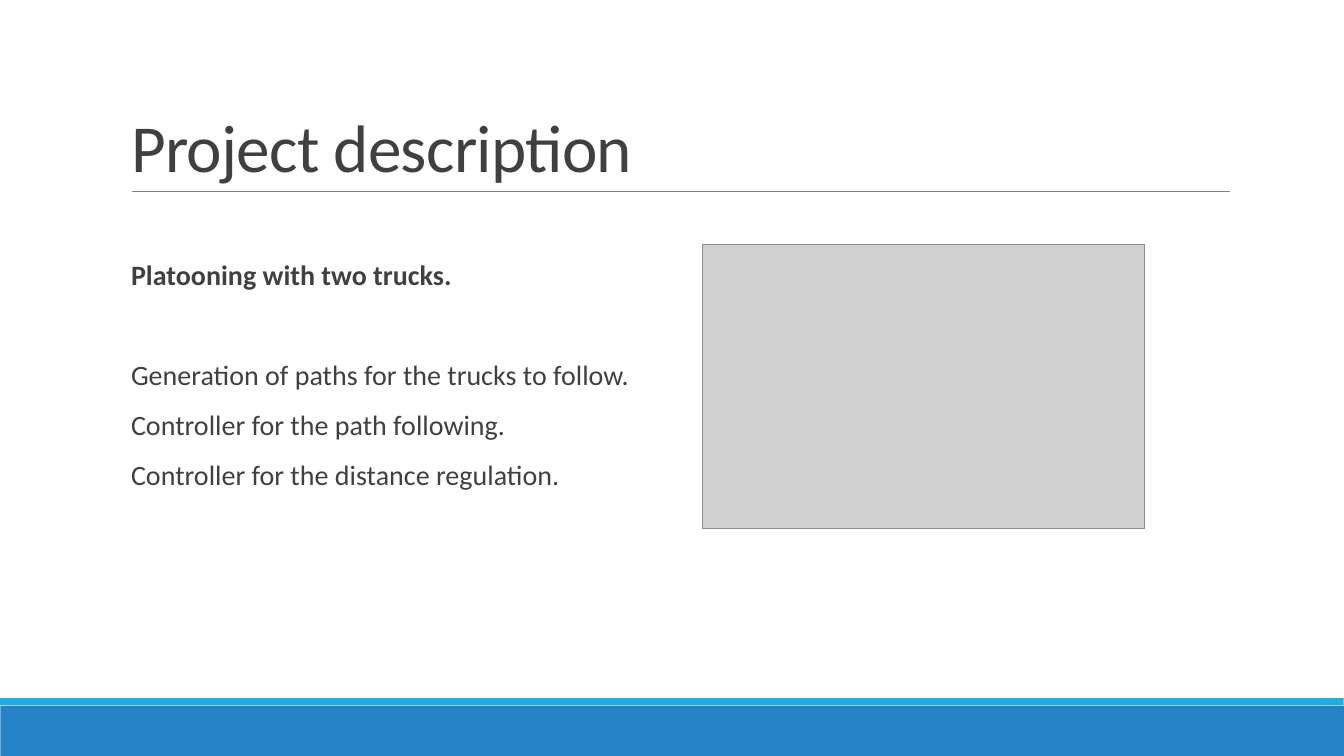
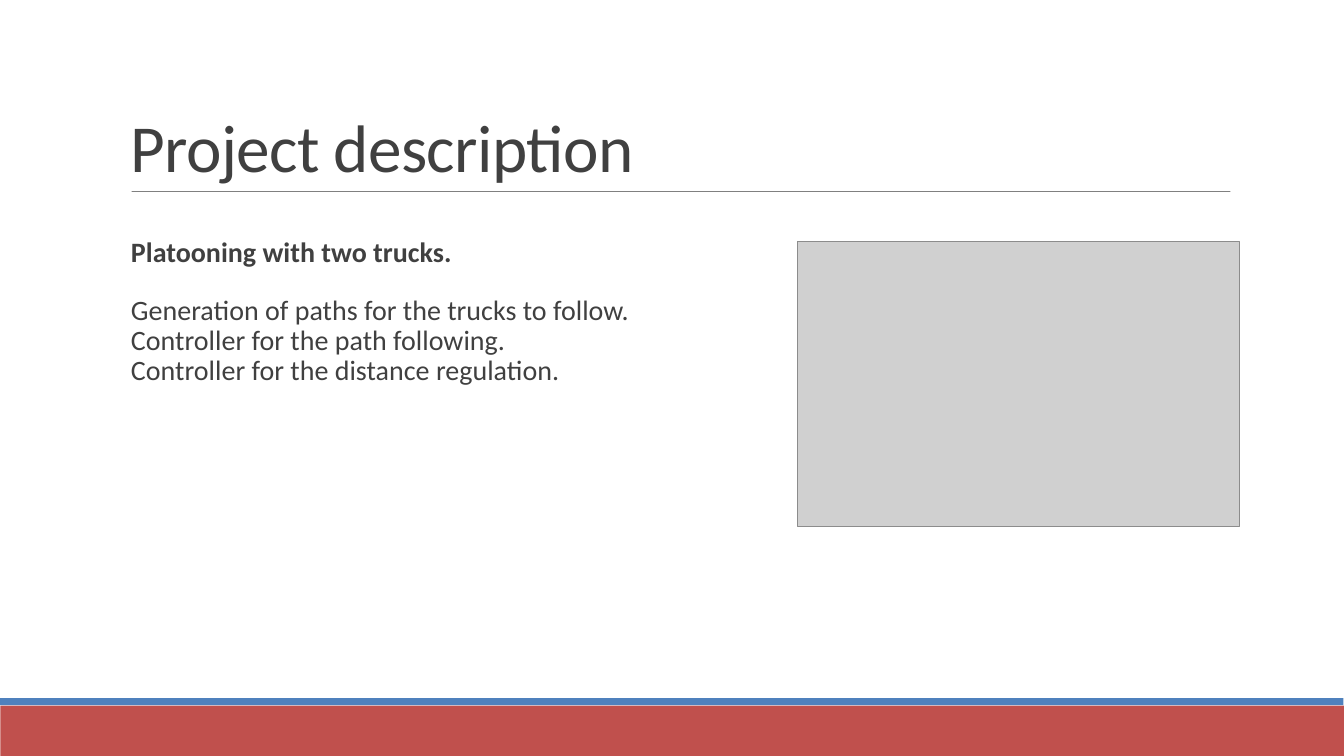
Before and after one commit to PrakharTyagi/PLATOON, a slide deck: slide 6 of Network Assisted Platooning.pptx. Drawn at 1344x756 pixels with LibreOffice and Linux fonts; fonts in the diff are those of the drawing; grey boxes stand for pictures. Boxes give left, top, right and bottom in pixels: in the first picture for what was removed or moved away, otherwise in the second. Text is boxed around its words. In the diff, an @@ line names an element or a change of style, - is before the commit and + after.

Commit message:
Changed slides for path tracking.

```diff
--- a/Network Assisted Platooning.pptx
+++ b/Network Assisted Platooning.pptx
@@ text "Platooning with two trucks." at (131,242,629,385): less space between paragraphs @@
@@ picture: place and size @@
-picture at (703,245,1145,529)
+picture at (798,242,1240,526)
@@ rectangle at (0,706,1344,756): fill #2683C6 to #C0504D @@
@@ rectangle at (0,699,1344,706): fill #1CADE4 to #4F81BD @@
```
Also in this commit, not shown: 9 other slides changed, 1 slide removed.
